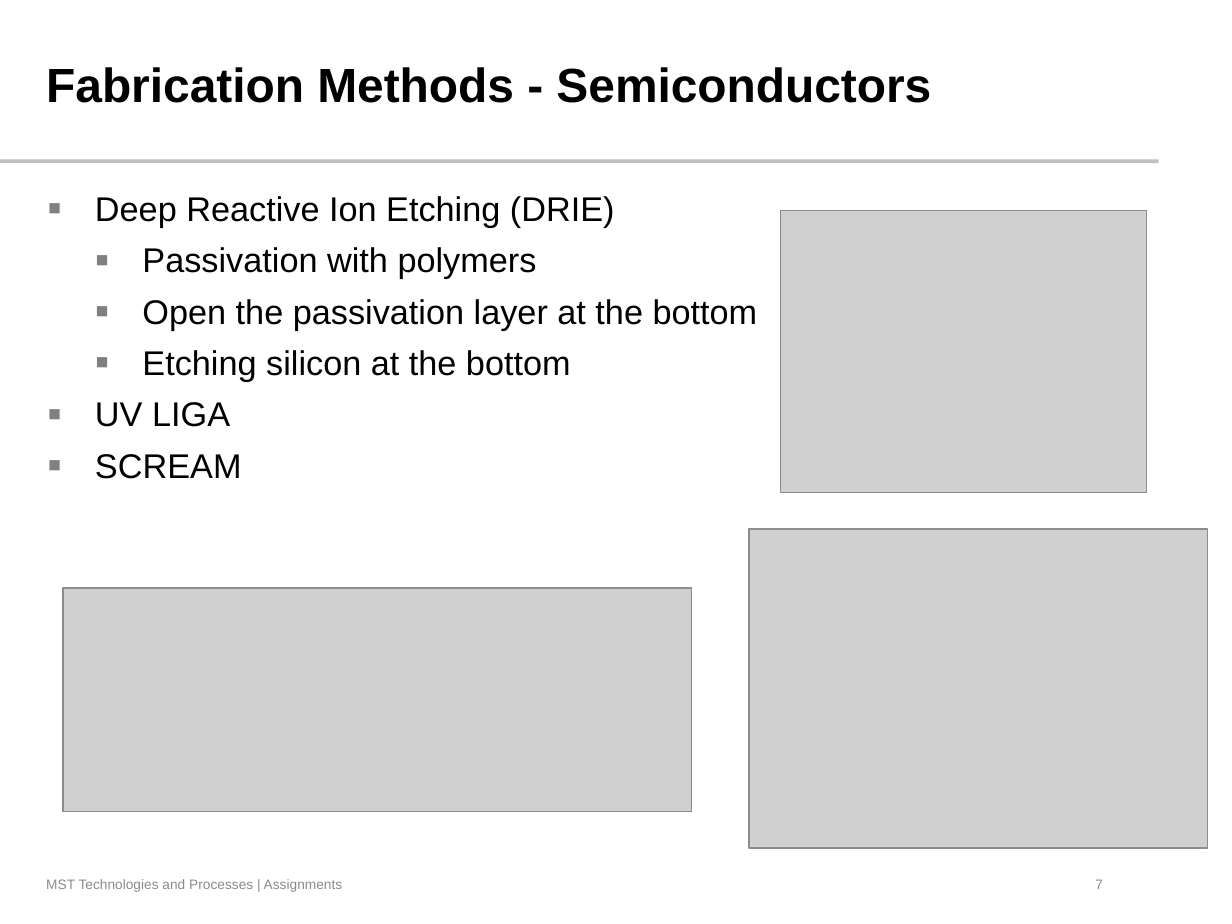
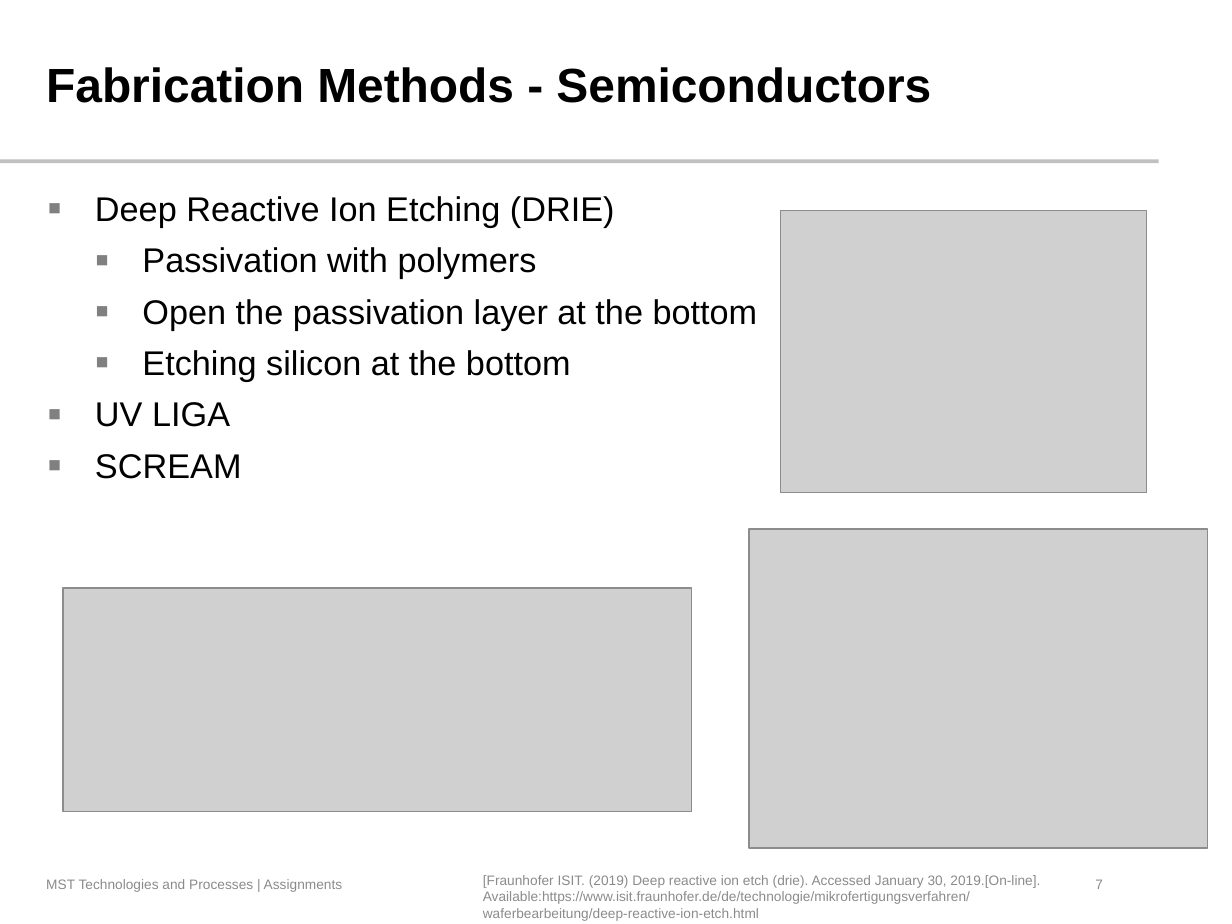
Before and after one commit to JayWiz/MST---High-Aspect-Ratio-MEMS, a slide deck: slide 7 of High_Aspect_Ratio_MEMS.pptx. Drawn at 1232x924 pixels with LibreOffice and Linux fonts; fonts in the diff are those of the drawing; grey boxes stand for pictures; background and template pictures are left out. Boxes give left, top, right and bottom in pixels: in the first picture for what was removed or moved away, otherwise in the second. Text is boxed around its words. In the diff, an @@ line names an element or a change of style, - is before the commit and + after.

Commit message:
yolo

```diff
--- a/High_Aspect_Ratio_MEMS.pptx
+++ b/High_Aspect_Ratio_MEMS.pptx
@@ text added at <box>483,875,1040,921</box>, 8 pt, text #8C8C8C @@
+[Fraunhofer ISIT. (2019) Deep reactive ion etch (drie). Accessed January 30, 2019.[On-line]. Available:https://www.isit.fraunhofer.de/de/technologie/mikrofertigungsverfahren/waferbearbeitung/deep-reactive-ion-etch.html
```
